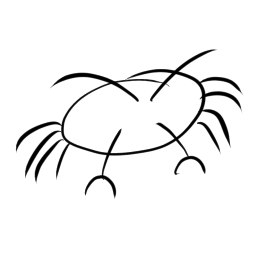
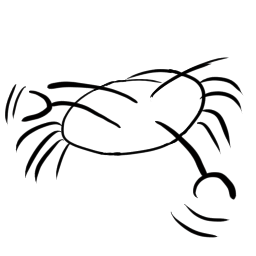
The second w=256, h=256 image is a revision of the first. Changes to its layers:
painted on "Layer 3" over [5, 49, 237, 238]
